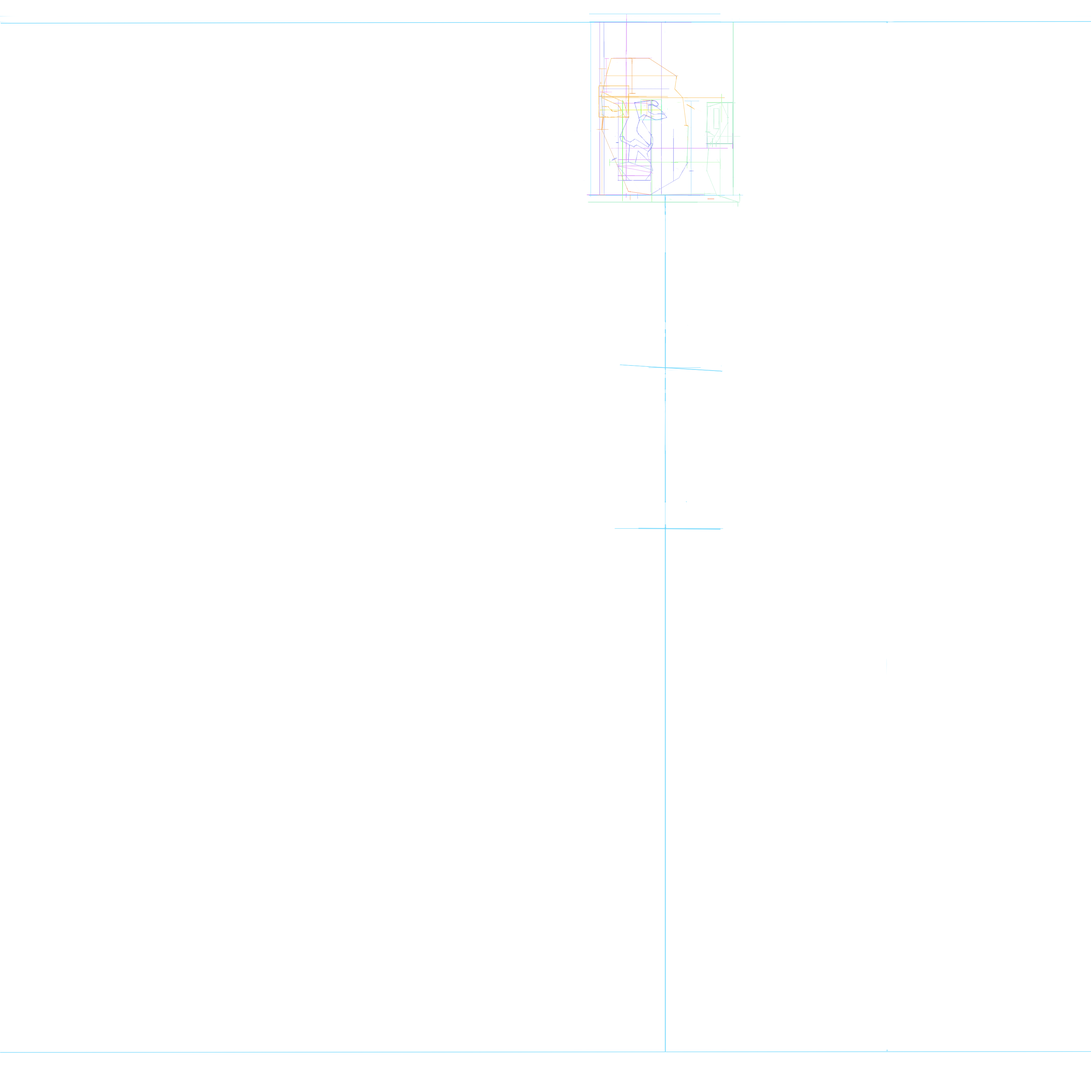
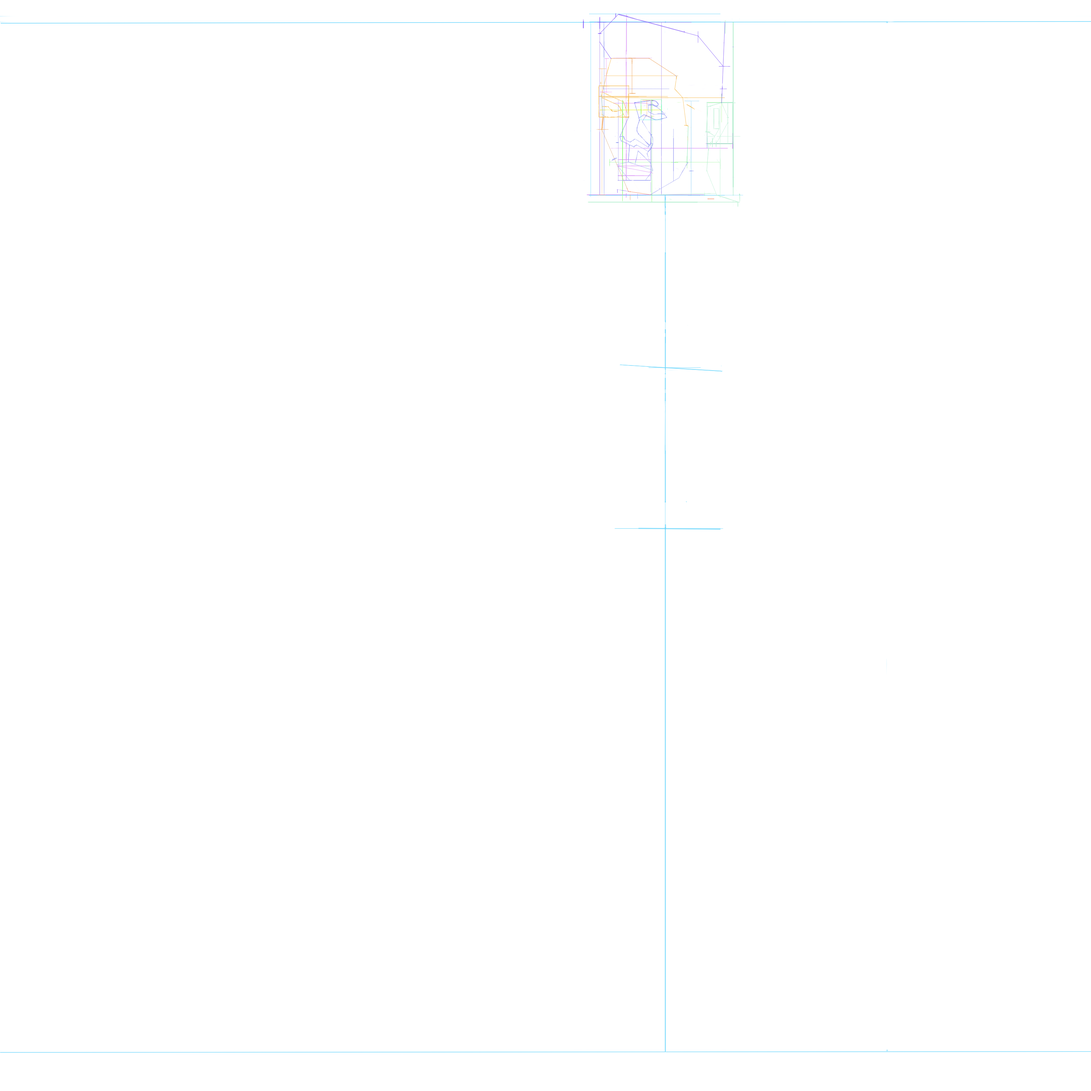
Comparing the layer stacks of the two 1091×1091 images. Changes:
added layer "Layer 113" above "Layer 112" over [597, 13, 731, 193]
added layer "Layer 112" above "Layer 110" over [583, 19, 734, 196]
